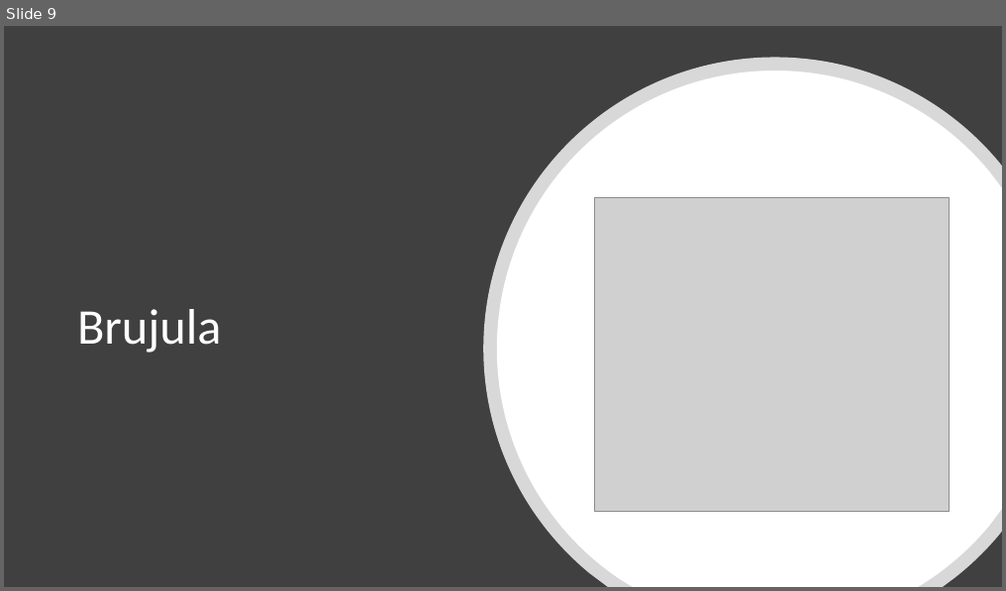
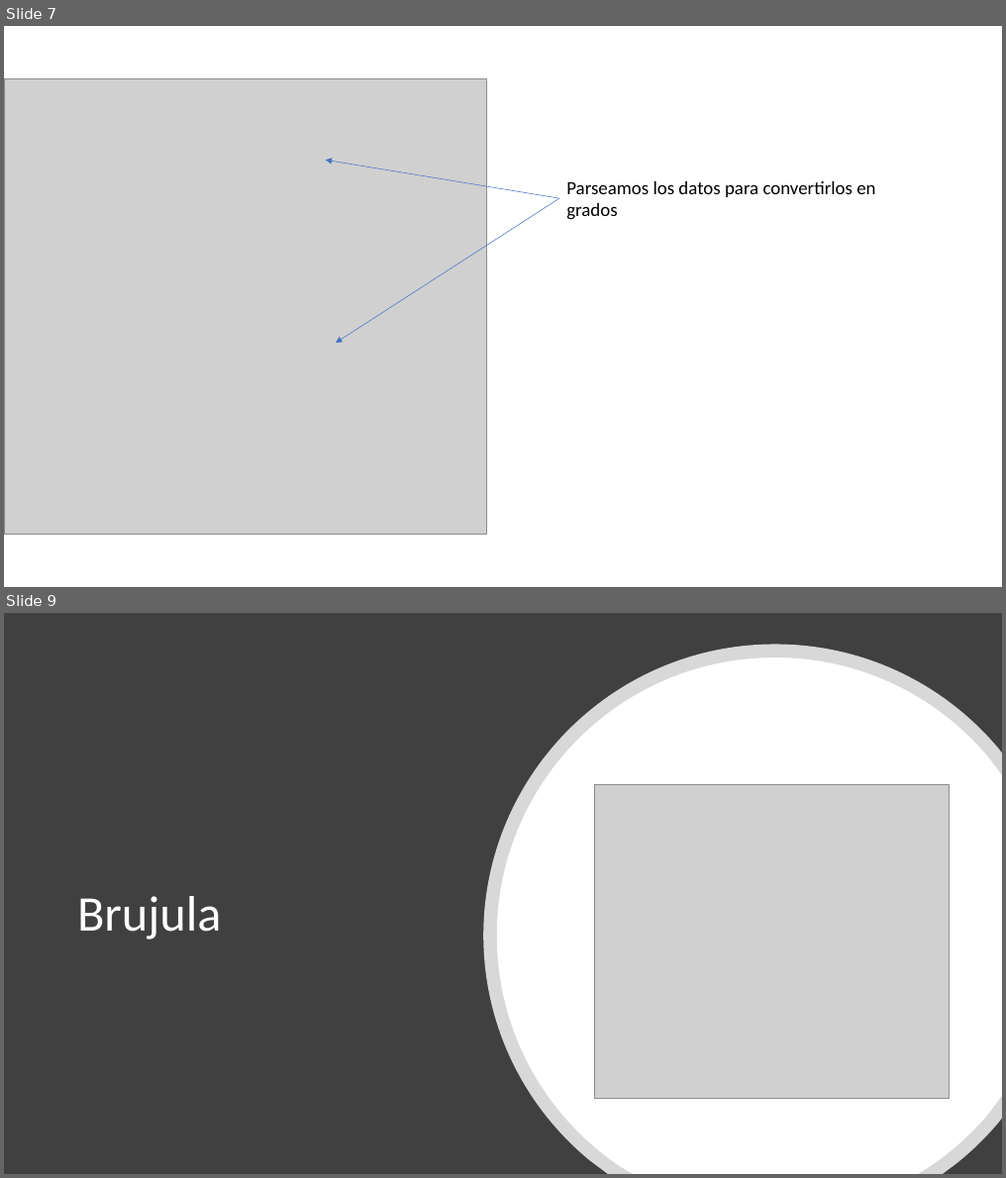
Before and after one commit to alvant01/Robotica, a slide deck: Posicionamiento y Sistemas de Direccion.pptx. Shown one above the other, each under a label of ours: slide 9 before the commit, slides 7 and 9 after it; the slides between them are not shown. The pictures are 1006x591 and 1006x1178 pixels, drawn with LibreOffice and Linux fonts; fonts in the diff are those of the drawing; grey boxes stand for pictures. Boxes give left, top, right and bottom in pixels: in the first picture for what was removed or moved away, otherwise in the second. Text is boxed around its words. In the diff, an @@ line names an element or a change of style, - is before the commit and + after.

```diff
--- a/Posicionamiento y Sistemas de Direccion.pptx
+++ b/Posicionamiento y Sistemas de Direccion.pptx
@@ slide 7 added at <box>4,26,1002,587</box>, background #FFFFFF @@
@@ picture added at <box>4,78,487,534</box> @@
@@ arrow added from (559, 198) to (326, 160), #4472C4 0.5 pt @@
@@ arrow added from (559, 198) to (336, 343), #4472C4 0.5 pt @@
@@ text added at <box>566,181,875,220</box>, 18 pt, text #000000 @@
+Parseamos los datos para convertirlos en grados
```
Also in this commit, not shown: 1 slide changed, 3 other slides added, 3 slides removed, 1 other file.
